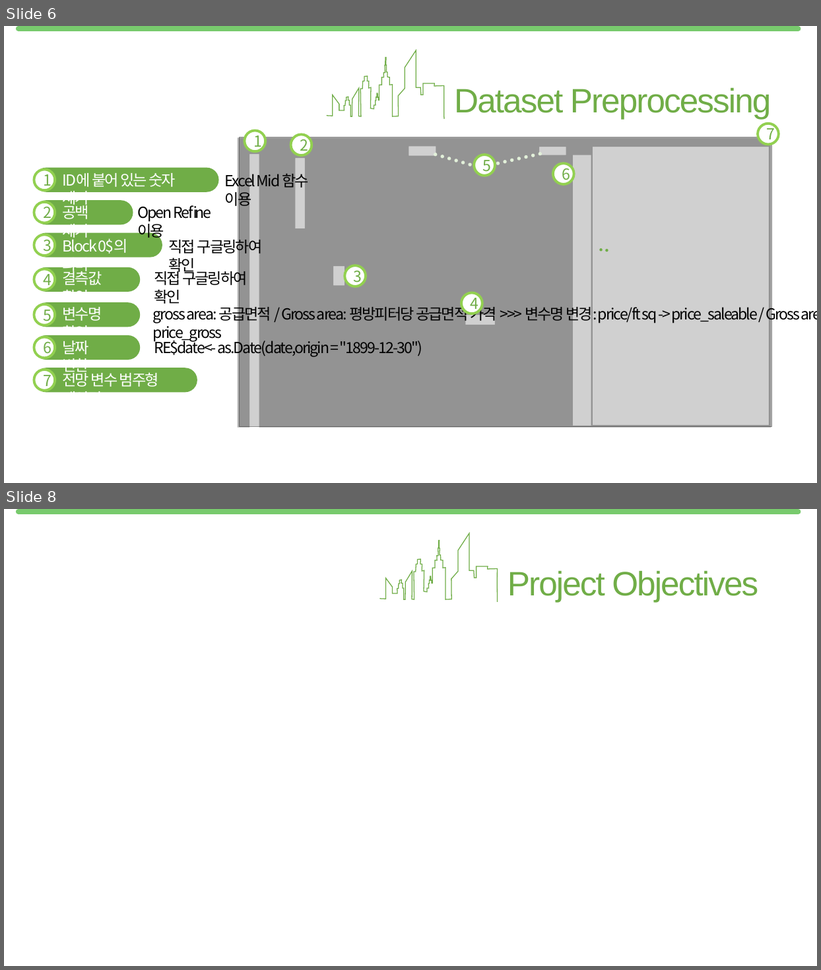
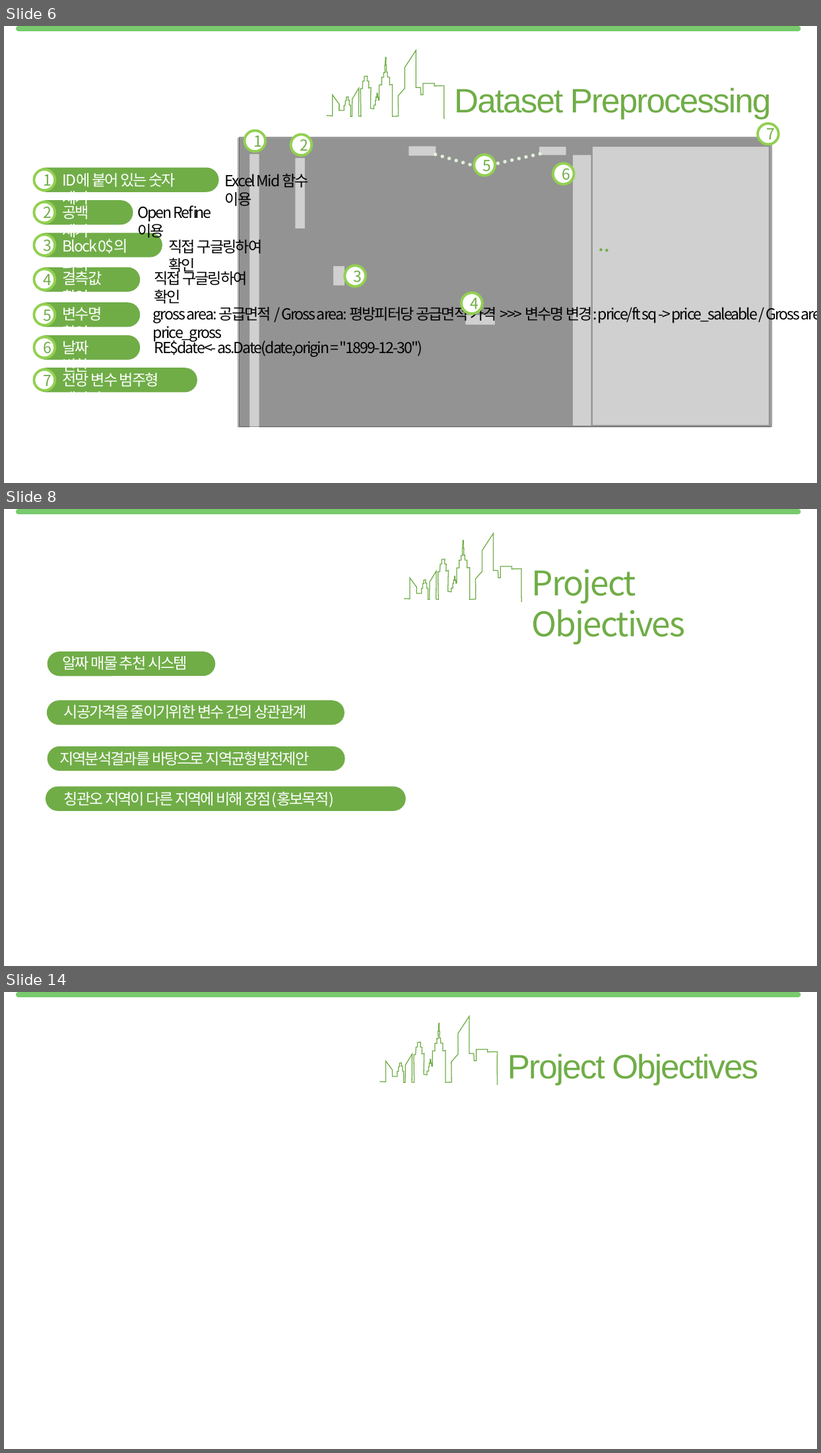
Before and after one commit to jyalways7/hk_realestate, a slide deck: 170128_HKRE_Mid_Report.pptx. Shown one above the other, each under a label of ours: slides 6 and 8 before the commit, slides 6, 8 and 14 after it; the slides between them are not shown. The pictures are 821x970 and 821x1453 pixels, drawn with LibreOffice and Linux fonts; fonts in the diff are those of the drawing; grey boxes stand for pictures. Boxes give left, top, right and bottom in pixels: in the first picture for what was removed or moved away, otherwise in the second. Text is boxed around its words. In the diff, an @@ line names an element or a change of style, - is before the commit and + after.

```diff
--- a/170128_HKRE_Mid_Report.pptx
+++ b/170128_HKRE_Mid_Report.pptx
@@ slide 8 added at [4, 509, 817, 966], background #FFFFFF; not listed: 1 template element that a slide beside it also shows @@
@@ freeform shape added at [404, 533, 522, 601], outline #70AD47 1 pt @@
@@ text added at [532, 569, 686, 645], 40 pt, text #70AD47 @@
+Project Objectives
@@ rounded rectangle added at [48, 652, 216, 676], fill #70AD47 @@
@@ text added at [63, 656, 187, 670], 18 pt, text #FFFFFF @@
+알짜 매물 추천 시스템
@@ rounded rectangle added at [47, 700, 345, 725], fill #70AD47 @@
@@ text added at [64, 705, 306, 719], 18 pt, text #FFFFFF @@
+시공가격을 줄이기위한 변수 간의 상관관계
@@ rounded rectangle added at [48, 747, 345, 770], fill #70AD47 @@
@@ text added at [59, 751, 310, 766], 18 pt, text #FFFFFF @@
+지역분석결과를 바탕으로 지역균형발전제안
@@ rounded rectangle added at [46, 787, 406, 811], fill #70AD47 @@
@@ text added at [64, 791, 334, 808], 18 pt, text #FFFFFF @@
+칭관오 지역이 다른 지역에 비해 장점(홍보목적)
@@ what was slide 8 is now slide 14 @@
```
Also in this commit, not shown: 1 slide changed, 6 other slides added, 1 slide removed.
